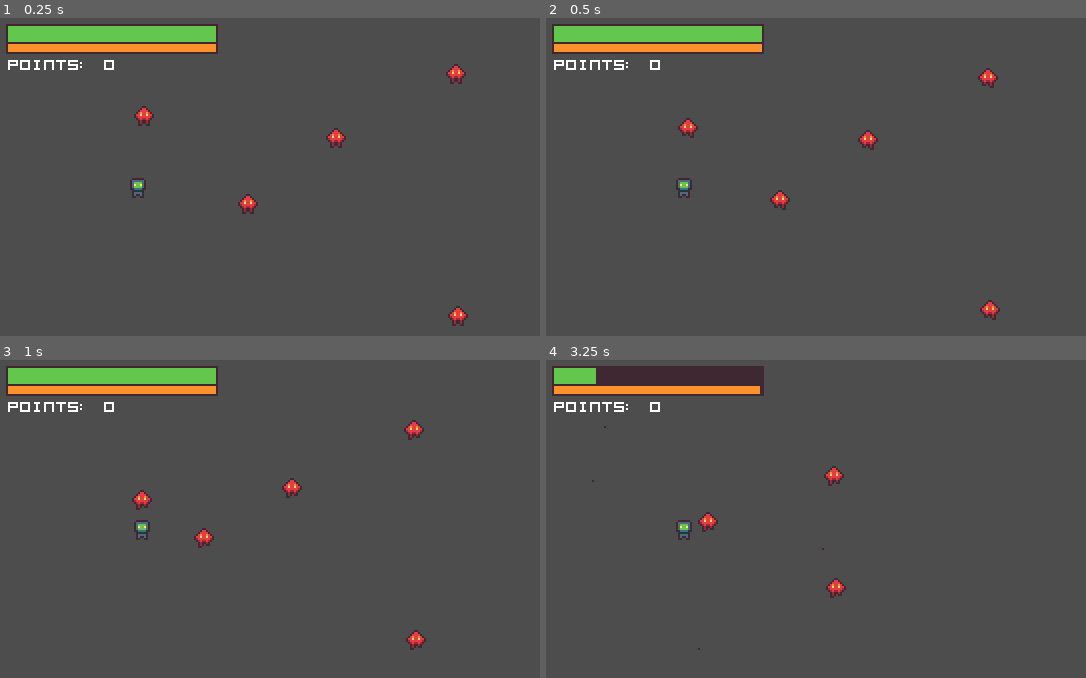
Above: before the commit, frames 1-4 (two rows, left to right).
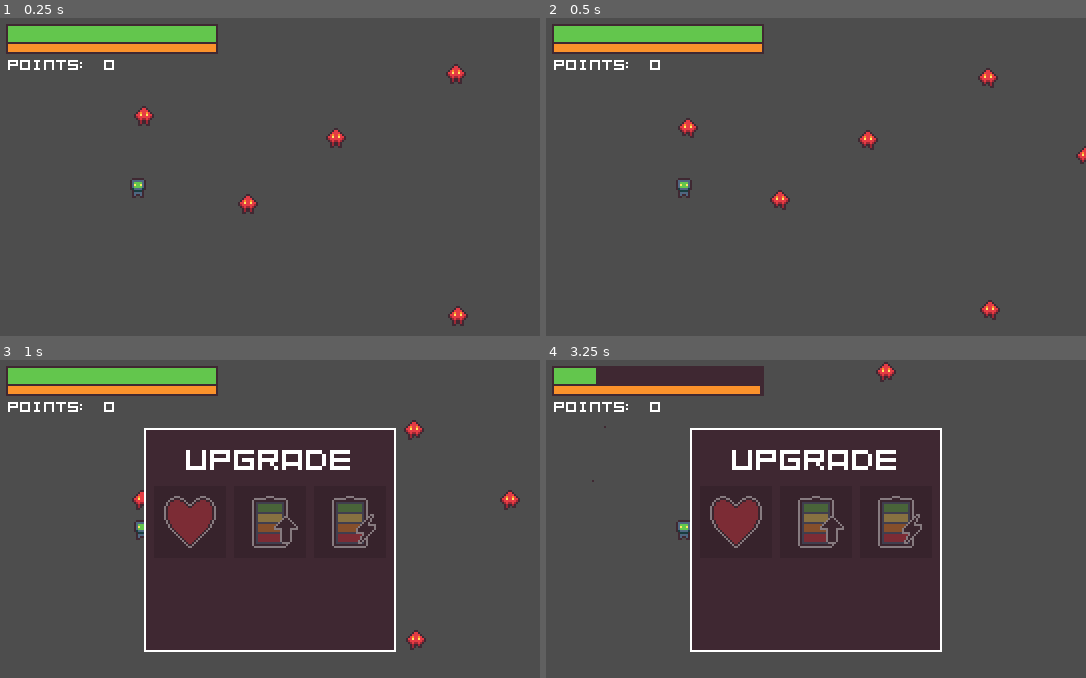
Above: after the commit, the same moments.

Repository: OriginTwo/shooter-robot
Game: Godot game, scene res://sources/game/game.tscn
The game is run twice, just before and just after one commit, with the same random seed, the same clock (stepped at 60 frames per second) and the same inputs.
Inputs (mouse positions are in pixels of both pictures, inside the frame that each line leads up to):
- Up to frame 1 (0.25 s): no input
- Up to frame 2 (0.5 s): no input
- Up to frame 3 (1 s): move the mouse to (388, 522) at 0.52 s; hold Tab (show_upgrades, bound only after the commit) from 0.53 s (still down); tap D (move_e) at 0.6 s
- Up to frame 4 (3.25 s): move the mouse to (708, 557) at 1.27 s; release Tab (show_upgrades, bound only after the commit) at 1.28 s; tap W (move_n) at 1.35 s; move the mouse to (870, 461) at 2.02 s; hold Tab (show_upgrades, bound only after the commit) from 2.03 s (still down); tap S (move_s) at 2.1 s; move the mouse to (789, 611) at 2.77 s; tap A (move_w) at 2.85 s

Frame 1 is identical in both runs. In frame 2, less than 0.1% of the frame differs, in the area x 98-100%, y 40-46%; in frame 3, 32%, in the area x 26-97%, y 21-92%; in frame 4, 32%.

Commit message:
add upgrade system

Diff:
--- a/project.godot
+++ b/project.godot
@@ -14,6 +14,10 @@
 run/main_scene="res://sources/game/game.tscn"
 config/features=PackedStringArray("4.3", "Forward Plus")
 config/icon="res://icon.svg"
+
+[autoload]
+
+SignalBus="*res://sources/autoloads/scripts/signal_bus.gd"
 
 [display]
 
@@ -58,6 +62,11 @@
 "events": [Object(InputEventMouseButton,"resource_local_to_scene":false,"resource_name":"","device":-1,"window_id":0,"a …(257 unchanged characters)…
 ]
 }
+show_upgrades={
+"deadzone": 0.5,
+"events": [Object(InputEventKey,"resource_local_to_scene":false,"resource_name":"","device":-1,"window_id":0,"alt_pressed":false,"shift_pressed":false,"ctrl_pressed":false,"meta_pressed":false,"pressed":false,"keycode":0,"physical_keycode":4194306,"key_label":0,"unicode":0,"location":0,"echo":false,"script":null)
+]
+}
 
 [layer_names]
 
--- /dev/null
+++ b/resources/scripts/upgrades_desc.gd
@@ -0,0 +1,14 @@
+class_name UpgradesDesc
+extends Resource
+
+enum Kind {
+	HEAL,
+	ENERGY_CAPACITY,
+	ENERGY_RECHARGE,
+}
+
+@export var kind: Kind
+@export_multiline var description: String
+@export var icon: AtlasTexture
+@export var points: int
+@export var points_increase: int
--- a/resources/ui_theme.tres
+++ b/resources/ui_theme.tres
@@ -70,6 +70,59 @@
 corner_radius_bottom_left = 10
 anti_aliasing = false
 
+[sub_resource type="StyleBoxFlat" id="StyleBoxFlat_klpk6"]
+content_margin_left = 2.0
+content_margin_top = 2.0
+content_margin_right = 2.0
+content_margin_bottom = 2.0
+bg_color = Color(0, 0, 0, 0.12549)
+border_color = Color(1, 1, 1, 1)
+anti_aliasing = false
+
+[sub_resource type="StyleBoxFlat" id="StyleBoxFlat_3gj2j"]
+content_margin_left = 1.0
+content_margin_top = 1.0
+content_margin_right = 1.0
+content_margin_bottom = 1.0
+bg_color = Color(1, 1, 1, 0.12549)
+border_width_left = 1
+border_width_top = 1
+border_width_right = 1
+border_width_bottom = 1
+border_color = Color(1, 1, 1, 1)
+anti_aliasing = false
+
+[sub_resource type="StyleBoxFlat" id="StyleBoxFlat_76ynb"]
+content_margin_left = 2.0
+content_margin_top = 2.0
+content_margin_right = 2.0
+content_margin_bottom = 2.0
+bg_color = Color(0, 0, 0, 0.12549)
+border_color = Color(1, 1, 1, 1)
+anti_aliasing = false
+
+[sub_resource type="StyleBoxFlat" id="StyleBoxFlat_pr444"]
+content_margin_left = 2.0
+content_margin_top = 2.0
+content_margin_right = 2.0
+content_margin_bottom = 2.0
+bg_color = Color(0, 0, 0, 0.12549)
+border_width_left = 1
+border_width_top = 1
+border_width_right = 1
+border_width_bottom = 1
+border_color = Color(1, 1, 1, 1)
+anti_aliasing = false
+
+[sub_resource type="StyleBoxFlat" id="StyleBoxFlat_mogp8"]
+bg_color = Color(0.247059, 0.156863, 0.196078, 1)
+border_width_left = 1
+border_width_top = 1
+border_width_right = 1
+border_width_bottom = 1
+border_color = Color(1, 1, 1, 1)
+anti_aliasing = false
+
 [resource]
 default_font = ExtResource("1_t4rv0")
 default_font_size = 8
@@ -90,3 +143,10 @@
 TerminalButton/styles/pressed = SubResource("StyleBoxFlat_ukqm7")
 TerminalPanel/base_type = &"PanelContainer"
 TerminalPanel/styles/panel = SubResource("StyleBoxFlat_v2i4b")
+UpgradesButton/base_type = &"Button"
+UpgradesButton/styles/disabled = SubResource("StyleBoxFlat_klpk6")
+UpgradesButton/styles/hover = SubResource("StyleBoxFlat_3gj2j")
+UpgradesButton/styles/normal = SubResource("StyleBoxFlat_76ynb")
+UpgradesButton/styles/pressed = SubResource("StyleBoxFlat_pr444")
+UpgradesPanel/base_type = &"PanelContainer"
+UpgradesPanel/styles/panel = SubResource("StyleBoxFlat_mogp8")
--- /dev/null
+++ b/resources/upgrades/energy_capacity.tres
@@ -0,0 +1,16 @@
+[gd_resource type="Resource" script_class="UpgradesDesc" load_steps=4 format=3 uid="uid://b1jnqmgkcidj8"]
+
+[ext_resource type="Texture2D" uid="uid://duc2noeokf67p" path="res://assets/player/upgrades.png" id="1_4newn"]
+[ext_resource type="Script" path="res://resources/scripts/upgrades_desc.gd" id="1_yc4dx"]
+
+[sub_resource type="AtlasTexture" id="AtlasTexture_cq0nu"]
+atlas = ExtResource("1_4newn")
+region = Rect2(32, 0, 32, 32)
+
+[resource]
+script = ExtResource("1_yc4dx")
+kind = 1
+description = "increase energy capacity"
+icon = SubResource("AtlasTexture_cq0nu")
+points = 80
+points_increase = 20
--- /dev/null
+++ b/resources/upgrades/energy_recharge.tres
@@ -0,0 +1,16 @@
+[gd_resource type="Resource" script_class="UpgradesDesc" load_steps=4 format=3 uid="uid://c3uaquyrapwtq"]
+
+[ext_resource type="Texture2D" uid="uid://duc2noeokf67p" path="res://assets/player/upgrades.png" id="1_c62ru"]
+[ext_resource type="Script" path="res://resources/scripts/upgrades_desc.gd" id="1_mabvt"]
+
+[sub_resource type="AtlasTexture" id="AtlasTexture_ayyqd"]
+atlas = ExtResource("1_c62ru")
+region = Rect2(64, 0, 32, 32)
+
+[resource]
+script = ExtResource("1_mabvt")
+kind = 2
+description = "increase energy recharge speed"
+icon = SubResource("AtlasTexture_ayyqd")
+points = 50
+points_increase = 15
--- /dev/null
+++ b/resources/upgrades/heal.tres
@@ -0,0 +1,12 @@
+[gd_resource type="Resource" script_class="UpgradesDesc" load_steps=3 format=3 uid="uid://ddxko27vejnbw"]
+
+[ext_resource type="Texture2D" uid="uid://clfshijpwl2ui" path="res://resources/upgrades/upgrades_atlas.tres" id="1_jrrbb"]
+[ext_resource type="Script" path="res://resources/scripts/upgrades_desc.gd" id="1_sgdw1"]
+
+[resource]
+script = ExtResource("1_sgdw1")
+kind = 0
+description = "Heal"
+icon = ExtResource("1_jrrbb")
+points = 15
+points_increase = 5
--- /dev/null
+++ b/resources/upgrades/upgrades_atlas.tres
@@ -0,0 +1,7 @@
+[gd_resource type="AtlasTexture" load_steps=2 format=3 uid="uid://clfshijpwl2ui"]
+
+[ext_resource type="Texture2D" uid="uid://duc2noeokf67p" path="res://assets/player/upgrades.png" id="1_x1873"]
+
+[resource]
+atlas = ExtResource("1_x1873")
+region = Rect2(0, 0, 32, 32)
--- /dev/null
+++ b/sources/autoloads/scripts/signal_bus.gd
@@ -0,0 +1,4 @@
+extends Node
+
+@warning_ignore("unused_signal")
+signal upgrades_bought(desc: UpgradesDesc)
--- a/sources/game/game.tscn
+++ b/sources/game/game.tscn
@@ -5,9 +5,9 @@
 [ext_resource type="PackedScene" uid="uid://7wy4rpgf0k20" path="res://sources/enemy/enemy_close.tscn" id="10_hwl8f"]
 
 [sub_resource type="NavigationPolygon" id="NavigationPolygon_m04fi"]
-vertices = PackedVector2Array(260, 170, 10, 170, 10, 10, 260, 10)
+vertices = PackedVector2Array(263.453, 170, 10, 170, 10, 7.46875, 382.25, -102.328)
 polygons = Array[PackedInt32Array]([PackedInt32Array(0, 1, 2, 3)])
-outlines = Array[PackedVector2Array]([PackedVector2Array(0, 0, 0, 180, 270, 180, 270, 0)])
+outlines = Array[PackedVector2Array]([PackedVector2Array(0, 0, 0, 180, 270, 180, 400, -118)])
 
 [node name="Game" type="Node2D"]
 y_sort_enabled = true
@@ -33,6 +33,15 @@
 [node name="Enemy5" parent="." instance=ExtResource("10_hwl8f")]
 position = Vector2(72, 47)
 
+[node name="Enemy6" parent="." instance=ExtResource("10_hwl8f")]
+position = Vector2(357, -79)
+
+[node name="Enemy7" parent="." instance=ExtResource("10_hwl8f")]
+position = Vector2(284, 74)
+
+[node name="Enemy8" parent="." instance=ExtResource("10_hwl8f")]
+position = Vector2(247, -48)
+
 [node name="Projectiles" type="CanvasLayer" parent="." groups=["projectiles"]]
 
 [node name="Particles" type="CanvasLayer" parent="." groups=["particles"]]
--- a/sources/player/player_ui.tscn
+++ b/sources/player/player_ui.tscn
@@ -1,7 +1,8 @@
-[gd_scene load_steps=3 format=3 uid="uid://bdaeqkxl05bmp"]
+[gd_scene load_steps=4 format=3 uid="uid://bdaeqkxl05bmp"]
 
 [ext_resource type="Script" path="res://sources/player/scripts/player_ui.gd" id="1_5hx48"]
 [ext_resource type="Theme" uid="uid://nltfc8w4hrlb" path="res://resources/ui_theme.tres" id="2_qc23t"]
+[ext_resource type="PackedScene" uid="uid://hwbnth84dl8e" path="res://sources/player/upgrades_ui.tscn" id="3_7nqcd"]
 
 [node name="PlayerUI" type="CanvasLayer"]
 script = ExtResource("1_5hx48")
@@ -39,3 +40,6 @@
 unique_name_in_owner = true
 layout_mode = 2
 text = "points: 999999999"
+
+[node name="UpgradesUI" parent="." instance=ExtResource("3_7nqcd")]
+visible = false
--- a/sources/player/scripts/player.gd
+++ b/sources/player/scripts/player.gd
@@ -13,19 +13,23 @@
 
 var state_machine := CallableStateMachine.new()
 
-const MAX_ENERGY: float = 500.0
-const ENERGY_RECHARGE_RATE: float = 50.0        # per second
+signal max_energy_changed(new_amount: float)
 const RUNNING_ENERGY_CONSUMPTION: float = 10.0  # per second
 const SHOOTING_ENERGY_CONSUMPTION: float = 20.0 # per shot
-var energy := MAX_ENERGY :
+var energy_recharge_rate: float = 50.0          # per second
+var max_energy: float = 500.0 :
+	set(new_value):
+		max_energy = new_value
+		max_energy_changed.emit(max_energy)
+var energy := max_energy :
 	set(new_value):
 		var old_value := energy
-		energy = clamp(new_value, 0.0, MAX_ENERGY)
+		energy = clamp(new_value, 0.0, max_energy)
 		if energy < old_value:
 			energy_recharge_cooldown_timer = ENERGY_RECHARGE_COOLDOWN_TIME
 
 # time to wait after energy usage to begin recharge
-const ENERGY_RECHARGE_COOLDOWN_TIME: float = 1.5
+const ENERGY_RECHARGE_COOLDOWN_TIME: float = 1.0
 var energy_recharge_cooldown_timer: float
 
 
@@ -42,6 +46,8 @@
 	state_machine.add_state("idle", state_idle_process, Callable(), state_idle_enter)
 	state_machine.add_state("run", Callable(), state_run_physics_process, state_run_enter)
 	state_machine.set_initial_state("idle")
+
+	SignalBus.upgrades_bought.connect(on_upgrades_bought)
 
 	health_component.depleted.connect(get_tree().call_deferred.bind("reload_current_scene"))
 	hurtbox_component.hurt.connect(print.bind("hurt").unbind(1))
@@ -61,8 +67,17 @@
 
 func recharge_energy(delta: float) -> void:
 	energy_recharge_cooldown_timer = max(0.0, energy_recharge_cooldown_timer - delta)
-	if energy_recharge_cooldown_timer == 0.0 && energy < MAX_ENERGY:
-		energy += ENERGY_RECHARGE_RATE * delta
+	if energy_recharge_cooldown_timer == 0.0 && energy < max_energy:
+		energy += energy_recharge_rate * delta
+
+func on_upgrades_bought(desc: UpgradesDesc) -> void:
+	match desc.kind:
+		UpgradesDesc.Kind.HEAL:
+			health_component.health += 1
+		UpgradesDesc.Kind.ENERGY_CAPACITY:
+			max_energy += 50.0
+		UpgradesDesc.Kind.ENERGY_RECHARGE:
+			energy_recharge_rate += 10.0
 
 
 func state_idle_enter() -> void:
--- a/sources/player/scripts/player_ui.gd
+++ b/sources/player/scripts/player_ui.gd
@@ -5,21 +5,34 @@
 @onready var health_bar: ProgressBar = %HealthBar
 @onready var energy_bar: ProgressBar = %EnergyBar
 @onready var points_label: Label = %PointsLabel
+@onready var upgrades_ui: PanelContainer = $UpgradesUI
 
 var player_health: HealthComponent
 
 func _ready() -> void:
-	player.points_changed.connect(on_player_points_changed)
 	player_health = player.get_node("HealthComponent")
-	player_health.changed.connect(on_player_health_changed)
 
 	health_bar.max_value = float(player_health.max_health)
 	health_bar.value = player_health.health
-	energy_bar.max_value = player.MAX_ENERGY
+	energy_bar.max_value = player.max_energy
 	energy_bar.value = player.energy
+
+	player.max_energy_changed.connect(on_player_max_energy_changed)
+	player.points_changed.connect(on_player_points_changed)
+	player_health.changed.connect(on_player_health_changed)
+
+func _unhandled_input(_event: InputEvent) -> void:
+	if Input.is_action_just_pressed("show_upgrades"):
+		upgrades_ui.show()
+	elif Input.is_action_just_released("show_upgrades"):
+		upgrades_ui.hide()
 
 func _process(_delta: float) -> void:
 	energy_bar.value = player.energy
+
+
+func on_player_max_energy_changed(new_amount: float) -> void:
+	energy_bar.max_value = new_amount
 
 func on_player_points_changed(new_amount: int) -> void:
 	points_label.text = "POINTS: %d" % new_amount
--- /dev/null
+++ b/sources/player/scripts/upgrades_ui.gd
@@ -0,0 +1,49 @@
+extends PanelContainer
+
+@export var upgrades_descs: Array[UpgradesDesc]
+
+@onready var upgrades_button_container: HBoxContainer = %UpgradesButtonContainer
+@onready var base_upgrades_button: Button = %BaseUpgradesButton
+@onready var points_label: Label = %PointsLabel
+@onready var upgrade_description_label: Label = %UpgradeDescriptionLabel
+
+@onready var player: Player = get_tree().get_first_node_in_group("player")
+
+func _ready() -> void:
+	on_upgrades_button_mouse_exited()
+
+	for i in len(upgrades_descs) - 1:
+		var button := base_upgrades_button.duplicate()
+		upgrades_button_container.add_child(button)
+		@warning_ignore("confusable_local_declaration")
+		var desc := upgrades_descs[i + 1]
+		button.icon = desc.icon
+		button.pressed.connect(on_upgrades_button_pressed.bind(desc))
+		button.mouse_entered.connect(on_upgrades_button_mouse_entered.bind(desc))
+		button.mouse_exited.connect(on_upgrades_button_mouse_exited)
+
+	var desc := upgrades_descs[0]
+	base_upgrades_button.icon = desc.icon
+	base_upgrades_button.pressed.connect(on_upgrades_button_pressed.bind(desc))
+	base_upgrades_button.mouse_entered.connect(on_upgrades_button_mouse_entered.bind(desc))
+	base_upgrades_button.mouse_exited.connect(on_upgrades_button_mouse_exited)
+
+	player.points_changed.connect(on_player_points_changed)
+
+func on_upgrades_button_pressed(desc: UpgradesDesc) -> void:
+	player.points -= desc.points
+	SignalBus.upgrades_bought.emit(desc)
+	desc.points += desc.points_increase
+
+func on_upgrades_button_mouse_entered(desc: UpgradesDesc) -> void:
+	points_label.text = "%d points" % desc.points
+	upgrade_description_label.text = desc.description
+
+func on_upgrades_button_mouse_exited() -> void:
+	points_label.text = ""
+	upgrade_description_label.text = ""
+
+func on_player_points_changed(new_amount: int) -> void:
+	var buttons := upgrades_button_container.get_children()
+	for i in upgrades_button_container.get_child_count():
+		buttons[i].disabled = upgrades_descs[i].points > new_amount
--- /dev/null
+++ b/sources/player/upgrades_ui.tscn
@@ -0,0 +1,69 @@
+[gd_scene load_steps=7 format=3 uid="uid://hwbnth84dl8e"]
+
+[ext_resource type="Theme" uid="uid://nltfc8w4hrlb" path="res://resources/ui_theme.tres" id="1_xmvxf"]
+[ext_resource type="Script" path="res://sources/player/scripts/upgrades_ui.gd" id="2_36axq"]
+[ext_resource type="Script" path="res://resources/scripts/upgrades_desc.gd" id="3_i6acr"]
+[ext_resource type="Resource" uid="uid://ddxko27vejnbw" path="res://resources/upgrades/heal.tres" id="4_1wik6"]
+[ext_resource type="Resource" uid="uid://b1jnqmgkcidj8" path="res://resources/upgrades/energy_capacity.tres" id="5_gv1f0"]
+[ext_resource type="Resource" uid="uid://c3uaquyrapwtq" path="res://resources/upgrades/energy_recharge.tres" id="6_8hv2l"]
+
+[node name="UpgradesUI" type="PanelContainer"]
+anchors_preset = 8
+anchor_left = 0.5
+anchor_top = 0.5
+anchor_right = 0.5
+anchor_bottom = 0.5
+offset_left = -20.0
+offset_top = -20.0
+offset_right = 20.0
+offset_bottom = 20.0
+grow_horizontal = 2
+grow_vertical = 2
+theme = ExtResource("1_xmvxf")
+theme_type_variation = &"UpgradesPanel"
+script = ExtResource("2_36axq")
+upgrades_descs = Array[ExtResource("3_i6acr")]([ExtResource("4_1wik6"), ExtResource("5_gv1f0"), ExtResource("6_8hv2l")])
+
+[node name="MarginContainer" type="MarginContainer" parent="."]
+layout_mode = 2
+theme_override_constants/margin_left = 4
+theme_override_constants/margin_top = 4
+theme_override_constants/margin_right = 4
+theme_override_constants/margin_bottom = 4
+
+[node name="VBoxContainer" type="VBoxContainer" parent="MarginContainer"]
+layout_mode = 2
+
+[node name="Label" type="Label" parent="MarginContainer/VBoxContainer"]
+layout_mode = 2
+theme_override_font_sizes/font_size = 16
+text = "UPGRADE"
+horizontal_alignment = 1
+vertical_alignment = 1
+
+[node name="UpgradesButtonContainer" type="HBoxContainer" parent="MarginContainer/VBoxContainer"]
+unique_name_in_owner = true
+layout_mode = 2
+
+[node name="BaseUpgradesButton" type="Button" parent="MarginContainer/VBoxContainer/UpgradesButtonContainer"]
+unique_name_in_owner = true
+layout_mode = 2
+focus_mode = 0
+theme_type_variation = &"UpgradesButton"
+icon_alignment = 1
+
+[node name="PointsLabel" type="Label" parent="MarginContainer/VBoxContainer"]
+unique_name_in_owner = true
+layout_mode = 2
+text = "9999999999 POINTS"
+horizontal_alignment = 1
+vertical_alignment = 1
+
+[node name="UpgradeDescriptionLabel" type="Label" parent="MarginContainer/VBoxContainer"]
+unique_name_in_owner = true
+custom_minimum_size = Vector2(104, 24)
+layout_mode = 2
+text = "UPGRADE DESCRIPTION"
+horizontal_alignment = 1
+vertical_alignment = 1
+autowrap_mode = 3
Binary file changed: assets/aseprite/sketch.ase
Binary file added: assets/aseprite/upgrades.ase
Binary file added: assets/player/upgrades.png
Not shown, added: assets/player/upgrades.png.import
Not shown, changed: notes.txt
Not shown: 1 places in resources/ui_theme.tres that only renumber resources
